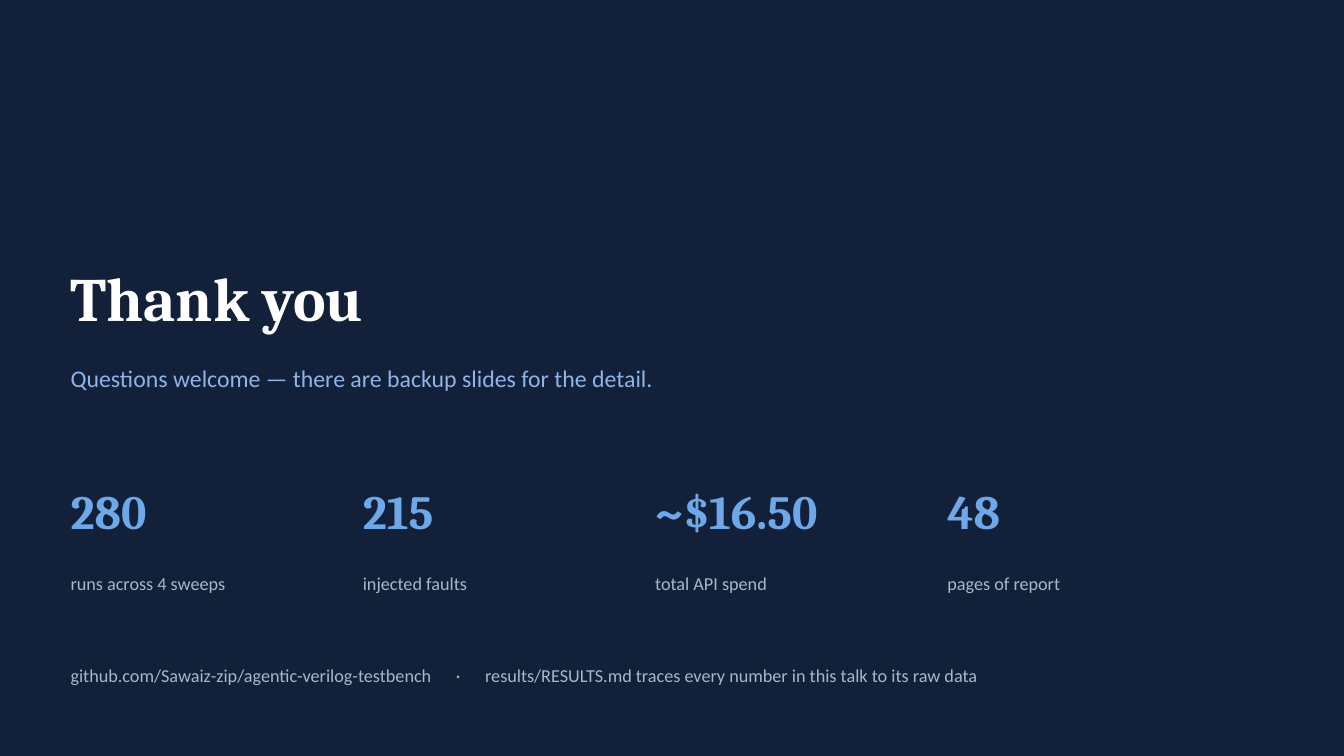
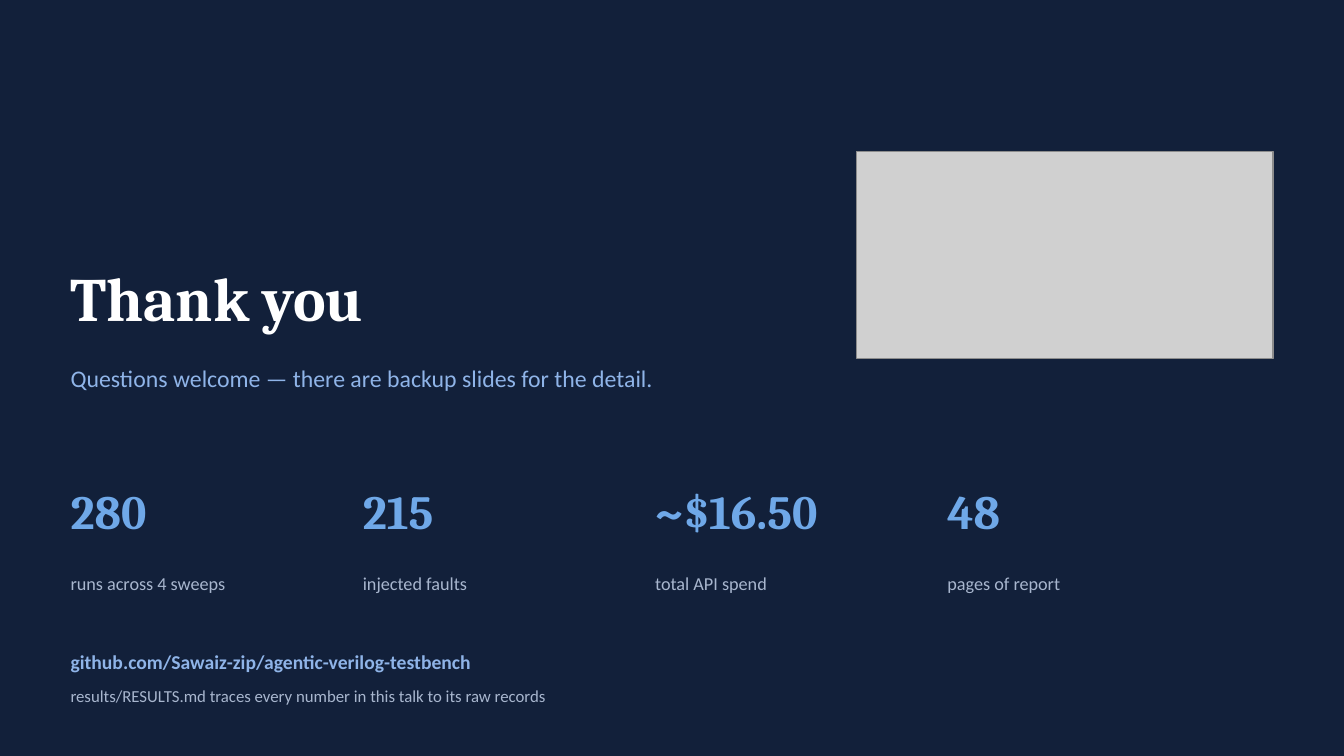
Before and after one commit to Sawaiz-zip/agentic-verilog-testbench, a slide deck: slide 17 of docs/presentation.pptx. Drawn at 1344x756 pixels with LibreOffice and Linux fonts; fonts in the diff are those of the drawing; grey boxes stand for pictures. Boxes give left, top, right and bottom in pixels: in the first picture for what was removed or moved away, otherwise in the second. Text is boxed around its words. In the diff, an @@ line names an element or a change of style, - is before the commit and + after.

```diff
--- a/docs/presentation.pptx
+++ b/docs/presentation.pptx
@@ picture added at [857,151,1273,359] @@
@@ text at [71,655,471,673]: text changed; size 13 to 14 pt; text colour #A8B6CE to #8FB4E8; bold on @@
-github.com/Sawaiz-zip/agentic-verilog-testbench · results/RESULTS.md traces every number in this talk to its raw data
+github.com/Sawaiz-zip/agentic-verilog-testbench
@@ text added at [71,690,546,705], 12 pt, text #A8B6CE @@
+results/RESULTS.md traces every number in this talk to its raw records
```
Also in this commit, not shown: 1 other slide changed, 3 other files.
